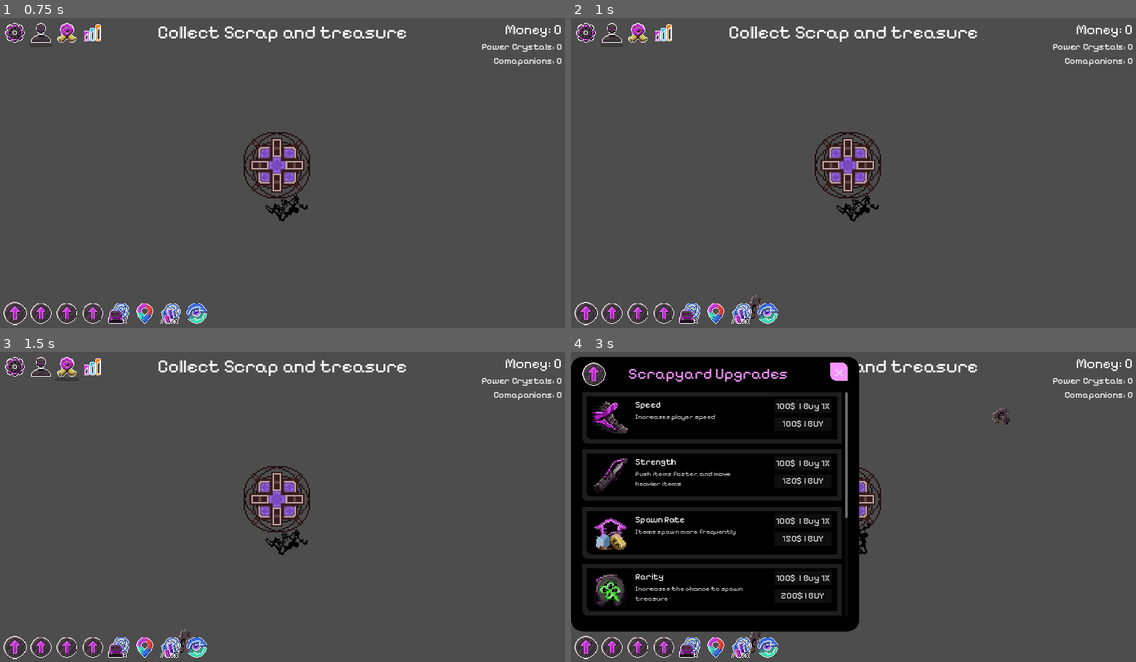
Above: before the commit, frames 1-4 (two rows, left to right).
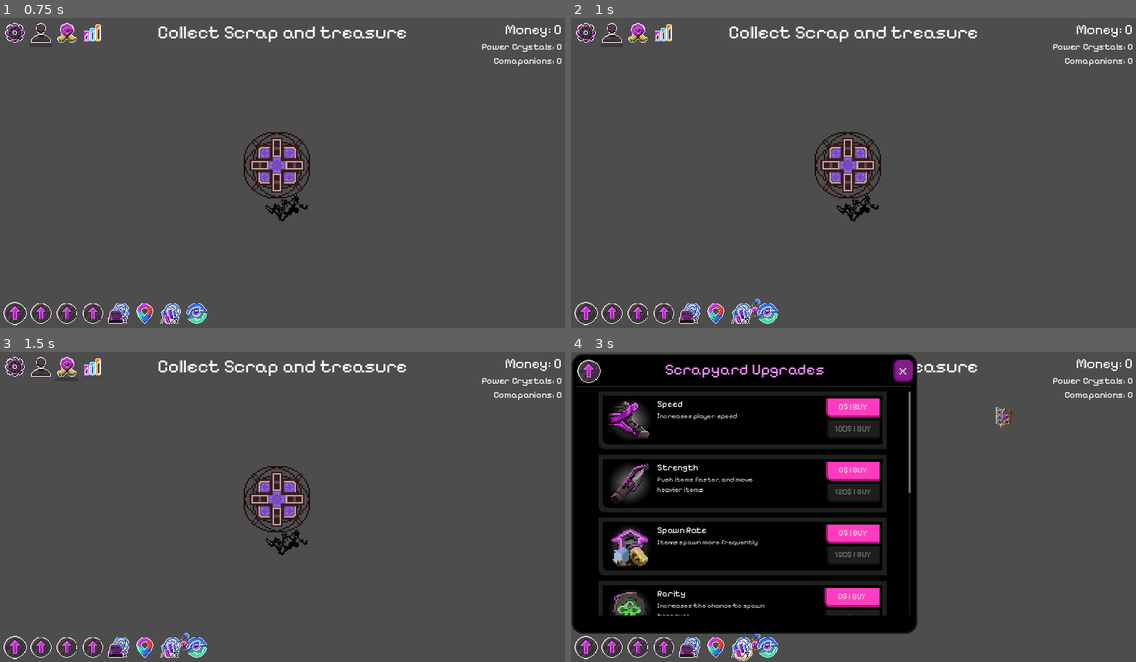
Above: after the commit, the same moments.

Repository: NathanHeaton/Robo-revolution
Game: Godot game, scene res://main.tscn
Two runs of this game, one before a commit and one after it. Both use one fixed random seed, a clock stepped at 60 frames per second and the inputs below.
Inputs (mouse positions are in pixels of both pictures, inside the frame that each line leads up to):
- Up to frame 1 (0.75 s): click (39, 33) at 0.5 s
- Up to frame 2 (1 s): no input
- Up to frame 3 (1.5 s): click (67, 367) at 1.25 s
- Up to frame 4 (3 s): click (661, 367) at 2 s; click (587, 646) at 2.75 s

Frame 1 is identical in both runs. In frame 2, less than 0.1% of the frame differs, in the area x 30-35%, y 89-98%; in frame 3, less than 0.1%; in frame 4, 26%, in the area x 0-79%, y 0-100%.

Commit message:
cleaned up UI start working on max money calculator and made money variable global

Diff:
--- /dev/null
+++ b/robo-revolution/button_focus.tres
@@ -0,0 +1,12 @@
+[gd_resource type="StyleBoxFlat" format=3 uid="uid://btbtswtbq2102"]
+
+[resource]
+bg_color = Color(0.6, 0.6, 0.6, 0)
+border_width_left = 2
+border_width_top = 2
+border_width_right = 2
+corner_radius_bottom_left = 20
+expand_margin_left = 10.0
+expand_margin_top = 10.0
+expand_margin_right = 10.0
+expand_margin_bottom = 10.0
--- a/robo-revolution/hud.gd
+++ b/robo-revolution/hud.gd
@@ -3,6 +3,7 @@
 var upgrade_card_scene = preload("res://upgrade_card.tscn")
 
 signal start_game
+
 
 # Called when the node enters the scene tree for the first time.
 func _ready() -> void:
@@ -21,16 +22,13 @@
 	#$Message_Timer.start()
 
 
-func update_money(money):
-	$MarginContainer/VBoxContainer/Money_Label.text = "Money: " + str(money)
+func update_money():
+	$MarginContainer/VBoxContainer/Money_Label.text = "Money: " + str(Money.MONEY)
 
 
 
 func _on_message_timer_timeout():
 	$Message.hide()
-
-
-
 
 
 
@@ -54,8 +52,9 @@
 	for upgrade in Scrapyard_Upgrades:
 		print(upgrade)
 		var card = upgrade_card_scene.instantiate()
-		$Scrapyard_upgrade_panel/Scrapyard_container/Scrapyard_content/ScrollContainer/Upgrades.add_child(card)
+		$Scrapyard_upgrade_panel/Scrapyard_content/ScrollContainer/Upgrades.add_child(card)
 		card.change_title(Scrapyard_Upgrades[upgrade].get("name"))
 		card.change_Description(Scrapyard_Upgrades[upgrade].get("description"))
 		card.change_sprite(Scrapyard_Upgrades[upgrade].get("sprite_position"))
 		card.change_cost(Scrapyard_Upgrades[upgrade].get("base_cost"))
+		card.cal_max_buy(Scrapyard_Upgrades[upgrade].get("level"),Scrapyard_Upgrades[upgrade].get("base_cost"),Scrapyard_Upgrades[upgrade].get("cost_scaling"))
--- a/robo-revolution/hud.tscn
+++ b/robo-revolution/hud.tscn
@@ -54,24 +54,50 @@
 region = Rect2(96, 32, 32, 32)
 
 [sub_resource type="StyleBoxFlat" id="StyleBoxFlat_ugnei"]
+content_margin_top = 20.0
 bg_color = Color(0, 0, 0, 1)
+border_width_left = 10
+border_width_top = 10
+border_width_right = 10
+border_width_bottom = 10
+border_color = Color(0.117647, 0.117647, 0.117647, 1)
+border_blend = true
 corner_radius_top_left = 40
 corner_radius_top_right = 40
 corner_radius_bottom_right = 40
 corner_radius_bottom_left = 40
+expand_margin_left = 20.0
+expand_margin_top = 20.0
+expand_margin_right = 20.0
 
 [sub_resource type="AtlasTexture" id="AtlasTexture_psalp"]
 atlas = ExtResource("3_80ti6")
 region = Rect2(0, 0, 32, 32)
+
+[sub_resource type="StyleBoxFlat" id="StyleBoxFlat_iwkk5"]
+content_margin_left = 5.0
+content_margin_top = 5.0
+content_margin_right = 5.0
+content_margin_bottom = 5.0
+bg_color = Color(0.513726, 0.113725, 0.533333, 1)
+border_width_left = 7
+border_width_bottom = 7
+border_color = Color(0.376471, 0.0235294, 0.396078, 1)
+corner_radius_top_left = 20
+corner_radius_top_right = 20
+corner_radius_bottom_right = 20
+corner_radius_bottom_left = 20
+corner_detail = 20
+expand_margin_left = 5.0
+expand_margin_right = 5.0
+expand_margin_bottom = 5.0
+anti_aliasing = false
 
 [sub_resource type="StyleBoxFlat" id="StyleBoxFlat_uppe2"]
 content_margin_top = 20.0
 bg_color = Color(0.6, 0.6, 0.6, 0)
-
-[sub_resource type="StyleBoxFlat" id="StyleBoxFlat_j4ens"]
-bg_color = Color(0.964706, 0.572549, 1, 1)
-corner_radius_top_right = 20
-corner_radius_bottom_left = 20
+border_width_top = 4
+border_color = Color(0.117647, 0.117647, 0.117647, 1)
 
 [node name="HUD" type="Control"]
 layout_mode = 3
@@ -247,78 +273,82 @@
 expand_icon = true
 
 [node name="Scrapyard_upgrade_panel" type="Panel" parent="."]
-custom_minimum_size = Vector2(1000, 0)
+custom_minimum_size = Vector2(1160, 760)
 layout_mode = 1
 anchors_preset = 9
 anchor_bottom = 1.0
-offset_top = 17.0
-offset_right = 1000.0
-offset_bottom = -107.0
+offset_left = 22.0
+offset_top = 26.0
+offset_right = 1182.0
+offset_bottom = -98.0
 grow_vertical = 2
 theme_override_styles/panel = SubResource("StyleBoxFlat_ugnei")
 
-[node name="Scrapyard_container" type="MarginContainer" parent="Scrapyard_upgrade_panel"]
+[node name="TextureRect" type="TextureRect" parent="Scrapyard_upgrade_panel"]
+custom_minimum_size = Vector2(80, 80)
+layout_mode = 1
+offset_right = 60.0
+offset_bottom = 60.0
+size_flags_horizontal = 0
+texture = SubResource("AtlasTexture_psalp")
+stretch_mode = 5
+
+[node name="Title" type="Label" parent="Scrapyard_upgrade_panel"]
+layout_mode = 1
+anchors_preset = 5
+anchor_left = 0.5
+anchor_right = 0.5
+offset_left = -277.0
+offset_right = 277.0
+offset_bottom = 66.0
+grow_horizontal = 2
+size_flags_horizontal = 4
+theme_override_colors/font_color = Color(0.964706, 0.572549, 1, 1)
+theme_override_fonts/font = ExtResource("2_31lgq")
+theme_override_font_sizes/font_size = 54
+text = "Scrapyard Upgrades"
+
+[node name="Scrapyard_Close_Button" type="Button" parent="Scrapyard_upgrade_panel"]
+clip_children = 2
+z_index = 2
+custom_minimum_size = Vector2(50, 50)
+layout_mode = 1
+anchors_preset = 1
+anchor_left = 1.0
+anchor_right = 1.0
+offset_left = -60.0
+offset_bottom = 60.0
+grow_horizontal = 0
+size_flags_horizontal = 8
+size_flags_vertical = 0
+theme_override_font_sizes/font_size = 50
+theme_override_styles/normal = SubResource("StyleBoxFlat_iwkk5")
+text = "x"
+
+[node name="Scrapyard_content" type="VBoxContainer" parent="Scrapyard_upgrade_panel"]
 layout_mode = 1
 anchors_preset = 15
 anchor_right = 1.0
 anchor_bottom = 1.0
+offset_left = -2.0
+offset_top = 90.0
+offset_right = -2.0
+offset_bottom = -66.0
 grow_horizontal = 2
 grow_vertical = 2
-theme_override_constants/margin_left = 40
-theme_override_constants/margin_top = 20
-theme_override_constants/margin_right = 40
-theme_override_constants/margin_bottom = 12
-
-[node name="Scrapyard_content" type="VBoxContainer" parent="Scrapyard_upgrade_panel/Scrapyard_container"]
-layout_mode = 2
-
-[node name="Title_Bar" type="HBoxContainer" parent="Scrapyard_upgrade_panel/Scrapyard_container/Scrapyard_content"]
-custom_minimum_size = Vector2(0, 80)
-layout_mode = 2
-size_flags_vertical = 0
-theme_override_constants/separation = 80
-
-[node name="TextureRect" type="TextureRect" parent="Scrapyard_upgrade_panel/Scrapyard_container/Scrapyard_content/Title_Bar"]
-custom_minimum_size = Vector2(80, 80)
-layout_mode = 2
-texture = SubResource("AtlasTexture_psalp")
-
-[node name="Title" type="Label" parent="Scrapyard_upgrade_panel/Scrapyard_container/Scrapyard_content/Title_Bar"]
-layout_mode = 2
-theme_override_colors/font_color = Color(0.964706, 0.572549, 1, 1)
-theme_override_fonts/font = ExtResource("2_31lgq")
-theme_override_font_sizes/font_size = 54
-text = "Scrapyard Upgrades"
-
-[node name="ScrollContainer" type="ScrollContainer" parent="Scrapyard_upgrade_panel/Scrapyard_container/Scrapyard_content"]
+
+[node name="ScrollContainer" type="ScrollContainer" parent="Scrapyard_upgrade_panel/Scrapyard_content"]
 custom_minimum_size = Vector2(0, 800)
 layout_mode = 2
 theme_override_styles/panel = SubResource("StyleBoxFlat_uppe2")
 horizontal_scroll_mode = 0
 
-[node name="Upgrades" type="VBoxContainer" parent="Scrapyard_upgrade_panel/Scrapyard_container/Scrapyard_content/ScrollContainer"]
-clip_contents = true
+[node name="Upgrades" type="VBoxContainer" parent="Scrapyard_upgrade_panel/Scrapyard_content/ScrollContainer"]
 custom_minimum_size = Vector2(0, 800)
 layout_direction = 2
 layout_mode = 2
 size_flags_horizontal = 3
-size_flags_vertical = 0
-theme_override_constants/separation = 200
-
-[node name="Scrapyard_Close_Button" type="Button" parent="Scrapyard_upgrade_panel"]
-clip_children = 2
-z_index = 2
-custom_minimum_size = Vector2(60, 60)
-layout_mode = 2
-offset_left = 900.0
-offset_top = 20.0
-offset_right = 960.0
-offset_bottom = 80.0
-size_flags_horizontal = 8
-size_flags_vertical = 0
-theme_override_font_sizes/font_size = 50
-theme_override_styles/normal = SubResource("StyleBoxFlat_j4ens")
-text = "x"
+theme_override_constants/separation = 20
 
 [connection signal="timeout" from="Message_Timer" to="." method="_on_message_timer_timeout"]
 [connection signal="toggled" from="MarginContainer/upgrades_Locations_nav/Scrapyard_Upgrades" to="." method="_on_scrapyard_upgrades_toggled"]
--- a/robo-revolution/main.gd
+++ b/robo-revolution/main.gd
@@ -3,8 +3,7 @@
 @export var scrap_treasure: PackedScene
 # Called when the node enters the scene tree for the first time.
 
-var money = 0
-var rarity_lvl = 0
+var rarity_lvl = 3
 
 
 func _ready() -> void:
@@ -18,8 +17,8 @@
 
 
 func _on_item_collector_collect(body: Node) -> void:
-	money += body.get_value()
-	$HUD.update_money(money)
+	Money.MONEY += body.get_value()
+	$HUD.update_money()
 
 
 	body.collect()
@@ -27,15 +26,15 @@
 
 
 func newGame():
-	money = 0
+	Money.MONEY = 0
 	$HUD.show_message("Collect Scrap and treasure")
-	$HUD.update_money(money)
+	$HUD.update_money()
 	#$Player.position($Start_Position.position)
 
 
 
 func respawn():
-	money = money * 0.1
+	Money.MONEY = Money.MONEY * 0.1
 	#$Player.start($Start_Position.position)
 
 
--- /dev/null
+++ b/robo-revolution/money.gd
@@ -0,0 +1,12 @@
+extends Node
+
+var MONEY = 0
+var POWER_CRYSTALS = 0
+# Called when the node enters the scene tree for the first time.
+func _ready() -> void:
+	pass # Replace with function body.
+
+
+# Called every frame. 'delta' is the elapsed time since the previous frame.
+func _process(delta: float) -> void:
+	pass
--- a/robo-revolution/project.godot
+++ b/robo-revolution/project.godot
@@ -18,6 +18,7 @@
 [autoload]
 
 UpgradeData="*res://upgrade_data.gd"
+Money="*res://money.gd"
 
 [display]
 
--- /dev/null
+++ b/robo-revolution/styles/Disabled_buy_button.tres
@@ -0,0 +1,16 @@
+[gd_resource type="StyleBoxFlat" format=3 uid="uid://cumvo6rguxrma"]
+
+[resource]
+content_margin_left = 20.0
+content_margin_right = 20.0
+bg_color = Color(0.117647, 0.117647, 0.117647, 1)
+border_width_left = 7
+border_width_bottom = 7
+border_color = Color(0.0431373, 0.0431373, 0.0431373, 1)
+corner_radius_bottom_left = 20
+corner_detail = 6
+expand_margin_left = 10.0
+expand_margin_top = 10.0
+expand_margin_right = 10.0
+expand_margin_bottom = 10.0
+anti_aliasing = false
--- /dev/null
+++ b/robo-revolution/styles/normal_buy_button.tres
@@ -0,0 +1,16 @@
+[gd_resource type="StyleBoxFlat" format=3 uid="uid://b1ba2pu1l6a3m"]
+
+[resource]
+content_margin_left = 20.0
+content_margin_right = 20.0
+bg_color = Color(0.513726, 0.113725, 0.533333, 1)
+border_width_left = 7
+border_width_bottom = 7
+border_color = Color(0.376471, 0.0235294, 0.396078, 1)
+corner_radius_bottom_left = 20
+corner_detail = 6
+expand_margin_left = 10.0
+expand_margin_top = 10.0
+expand_margin_right = 10.0
+expand_margin_bottom = 10.0
+anti_aliasing = false
--- /dev/null
+++ b/robo-revolution/styles/normal_max_button.tres
@@ -0,0 +1,16 @@
+[gd_resource type="StyleBoxFlat" format=3 uid="uid://b2mv4wr1odhnx"]
+
+[resource]
+content_margin_left = 20.0
+content_margin_right = 20.0
+bg_color = Color(1, 0.235294, 0.745098, 1)
+border_width_left = 7
+border_width_bottom = 7
+border_color = Color(0.686275, 0.0941176, 0.490196, 1)
+corner_radius_bottom_left = 20
+corner_detail = 6
+expand_margin_left = 10.0
+expand_margin_top = 10.0
+expand_margin_right = 10.0
+expand_margin_bottom = 10.0
+anti_aliasing = false
--- a/robo-revolution/upgrade_card.gd
+++ b/robo-revolution/upgrade_card.gd
@@ -2,9 +2,13 @@
 
 var FRAME_SIZE = 32
 
+var cost =0
+var level =0
+var scaling =0
+
 # Called when the node enters the scene tree for the first time.
 func _ready() -> void:
-	pass
+	$"Panel/MarginContainer/Upgarde_Content_Panel/MarginContainer/buy_section/1X".disabled = true
 
 
 # Called every frame. 'delta' is the elapsed time since the previous frame.
@@ -18,13 +22,21 @@
 func change_Description(text) -> void:
 	$Panel/MarginContainer/Upgarde_Content_Panel/MarginContainer/Upgarde_Content/VBoxContainer/Description.text = str(text)
 
+func cal_max_buy(t_level,t_cost,t_scaling):
+	level = t_level
+	scaling = t_scaling
+	Money.MONEY
+	$"Panel/MarginContainer/Upgarde_Content_Panel/MarginContainer/buy_section/Max".text = str(Money.MONEY) + "$ | BUY"
 
-func change_sprite(pos):
-	var icon_rect = Rect2(Vector2(pos.x *FRAME_SIZE,pos.y *FRAME_SIZE),Vector2(FRAME_SIZE,FRAME_SIZE))
+
+
+func change_sprite(t_pos):
+	var icon_rect = Rect2(Vector2(t_pos.x *FRAME_SIZE,t_pos.y *FRAME_SIZE),Vector2(FRAME_SIZE,FRAME_SIZE))
 	var atlas_texture = AtlasTexture.new() # makes new atlas texture
 	atlas_texture.atlas = load("res://assets/Basic Items.png") # loads upgrades
 	atlas_texture.set_region(icon_rect) # sets rext for icons
 	$Panel/MarginContainer/Upgarde_Content_Panel/MarginContainer/Upgarde_Content/Upgrade_Icons.texture = atlas_texture
 
-func change_cost(cost):
+func change_cost(t_cost):
+	cost =t_cost
 	$"Panel/MarginContainer/Upgarde_Content_Panel/MarginContainer/buy_section/1X".text = str(cost) + "$ | BUY"
--- a/robo-revolution/upgrade_card.tscn
+++ b/robo-revolution/upgrade_card.tscn
@@ -1,9 +1,13 @@
-[gd_scene load_steps=9 format=3 uid="uid://uarugnx1gljb"]
+[gd_scene load_steps=18 format=3 uid="uid://uarugnx1gljb"]
 
 [ext_resource type="Script" path="res://upgrade_card.gd" id="1_2ltps"]
 [ext_resource type="Texture2D" uid="uid://bictl1ubjaau0" path="res://assets/Basic Items.png" id="1_i8ykb"]
 [ext_resource type="Texture2D" uid="uid://emau8dp4fqpx" path="res://assets/Glow_Background.png" id="2_e7vse"]
 [ext_resource type="FontFile" uid="uid://battadr66q4dj" path="res://assets/Fonts/PixelifySans-VariableFont_wght.ttf" id="3_au76j"]
+[ext_resource type="StyleBox" uid="uid://btbtswtbq2102" path="res://button_focus.tres" id="5_ac0y5"]
+[ext_resource type="StyleBox" uid="uid://cumvo6rguxrma" path="res://styles/Disabled_buy_button.tres" id="5_lkdy5"]
+[ext_resource type="StyleBox" uid="uid://b1ba2pu1l6a3m" path="res://styles/normal_buy_button.tres" id="6_7uf5o"]
+[ext_resource type="StyleBox" uid="uid://b2mv4wr1odhnx" path="res://styles/normal_max_button.tres" id="6_k4m47"]
 
 [sub_resource type="StyleBoxFlat" id="StyleBoxFlat_tvyci"]
 bg_color = Color(0.117647, 0.117647, 0.117647, 1)
@@ -21,23 +25,87 @@
 atlas = ExtResource("1_i8ykb")
 region = Rect2(0, 0, 32, 32)
 
+[sub_resource type="Theme" id="Theme_g3cap"]
+
+[sub_resource type="StyleBoxFlat" id="StyleBoxFlat_asren"]
+content_margin_left = 20.0
+content_margin_right = 20.0
+bg_color = Color(1, 0.525214, 0.806687, 1)
+border_width_left = 7
+border_width_bottom = 7
+border_color = Color(0.914247, 0.260623, 0.673693, 1)
+corner_radius_bottom_left = 20
+corner_detail = 6
+expand_margin_left = 10.0
+expand_margin_top = 10.0
+expand_margin_right = 10.0
+expand_margin_bottom = 10.0
+anti_aliasing = false
+
+[sub_resource type="StyleBoxFlat" id="StyleBoxFlat_th0ea"]
+content_margin_left = 20.0
+content_margin_right = 20.0
+bg_color = Color(1, 0.235294, 0.745098, 1)
+border_width_left = 2
+border_width_bottom = 2
+border_color = Color(0.686275, 0.0941176, 0.490196, 1)
+corner_radius_bottom_left = 20
+corner_detail = 6
+expand_margin_left = 10.0
+expand_margin_top = 10.0
+expand_margin_right = 10.0
+expand_margin_bottom = 10.0
+anti_aliasing = false
+
+[sub_resource type="StyleBoxFlat" id="StyleBoxFlat_ogord"]
+content_margin_left = 20.0
+content_margin_right = 20.0
+bg_color = Color(0.8667, 0.468787, 0.880652, 1)
+border_width_left = 7
+border_width_bottom = 7
+border_color = Color(0.674427, 0.344994, 0.657784, 1)
+corner_radius_bottom_left = 20
+corner_detail = 6
+expand_margin_left = 10.0
+expand_margin_top = 10.0
+expand_margin_right = 10.0
+expand_margin_bottom = 10.0
+anti_aliasing = false
+
+[sub_resource type="StyleBoxFlat" id="StyleBoxFlat_figw4"]
+bg_color = Color(0.513726, 0.113725, 0.533333, 1)
+border_width_left = 2
+border_width_bottom = 2
+border_color = Color(0.376471, 0.0235294, 0.396078, 1)
+corner_radius_bottom_left = 20
+corner_detail = 6
+expand_margin_left = 10.0
+expand_margin_top = 10.0
+expand_margin_right = 10.0
+expand_margin_bottom = 10.0
+anti_aliasing = false
+
 [node name="upgrade_card" type="Panel"]
+custom_minimum_size = Vector2(1000, 200)
 anchors_preset = -1
-anchor_right = 0.408
-anchor_bottom = 0.183
-offset_right = 100.32
-offset_bottom = -17.64
+offset_right = 1000.0
+offset_bottom = 200.0
+grow_horizontal = 0
+grow_vertical = 0
+size_flags_horizontal = 6
+size_flags_vertical = 0
 theme_override_styles/panel = SubResource("StyleBoxFlat_tvyci")
 script = ExtResource("1_2ltps")
 
 [node name="Panel" type="Panel" parent="."]
-custom_minimum_size = Vector2(900, 180)
+custom_minimum_size = Vector2(1000, 200)
 layout_mode = 0
-offset_right = 40.0
-offset_bottom = 40.0
+offset_right = 900.0
+offset_bottom = 200.0
 theme_override_styles/panel = SubResource("StyleBoxFlat_56gpc")
 
 [node name="MarginContainer" type="MarginContainer" parent="Panel"]
+custom_minimum_size = Vector2(900, 0)
 layout_mode = 1
 anchors_preset = 15
 anchor_right = 1.0
@@ -78,7 +146,6 @@
 stretch_mode = 4
 
 [node name="Background_Glow" type="TextureRect" parent="Panel/MarginContainer/Upgarde_Content_Panel/MarginContainer/Upgarde_Content/Upgrade_Icons"]
-visible = false
 modulate = Color(1, 1, 1, 0.72549)
 show_behind_parent = true
 z_as_relative = false
@@ -113,15 +180,33 @@
 [node name="buy_section" type="VBoxContainer" parent="Panel/MarginContainer/Upgarde_Content_Panel/MarginContainer"]
 layout_mode = 2
 size_flags_horizontal = 8
-theme_override_constants/separation = 15
+theme = SubResource("Theme_g3cap")
+theme_override_constants/separation = 10
+
+[node name="spacer" type="Control" parent="Panel/MarginContainer/Upgarde_Content_Panel/MarginContainer/buy_section"]
+layout_mode = 2
 
 [node name="Max" type="Button" parent="Panel/MarginContainer/Upgarde_Content_Panel/MarginContainer/buy_section"]
 layout_mode = 2
 theme_override_fonts/font = ExtResource("3_au76j")
-theme_override_font_sizes/font_size = 32
+theme_override_font_sizes/font_size = 28
+theme_override_styles/focus = ExtResource("5_ac0y5")
+theme_override_styles/disabled = ExtResource("5_lkdy5")
+theme_override_styles/hover = SubResource("StyleBoxFlat_asren")
+theme_override_styles/pressed = SubResource("StyleBoxFlat_th0ea")
+theme_override_styles/normal = ExtResource("6_k4m47")
+text = "100$  | MAX"
+
+[node name="large_spacer" type="Control" parent="Panel/MarginContainer/Upgarde_Content_Panel/MarginContainer/buy_section"]
+custom_minimum_size = Vector2(0, 10)
+layout_mode = 2
+
+[node name="1X" type="Button" parent="Panel/MarginContainer/Upgarde_Content_Panel/MarginContainer/buy_section"]
+layout_mode = 2
+theme_override_font_sizes/font_size = 28
+theme_override_styles/focus = ExtResource("5_ac0y5")
+theme_override_styles/disabled = ExtResource("5_lkdy5")
+theme_override_styles/hover = SubResource("StyleBoxFlat_ogord")
+theme_override_styles/pressed = SubResource("StyleBoxFlat_figw4")
+theme_override_styles/normal = ExtResource("6_7uf5o")
 text = "100$  | Buy 1X"
-
-[node name="1X" type="Button" parent="Panel/MarginContainer/Upgarde_Content_Panel/MarginContainer/buy_section"]
-layout_mode = 2
-theme_override_font_sizes/font_size = 32
-text = "100$  | Buy 1X"
